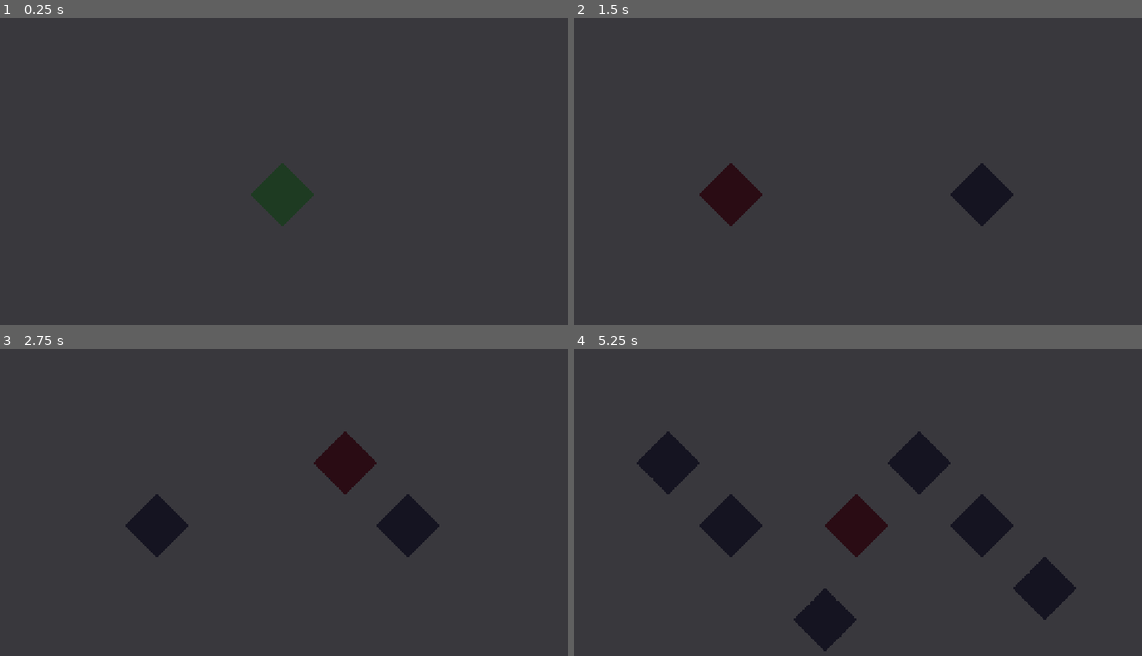
Above: before the commit, frames 1-4 (two rows, left to right).
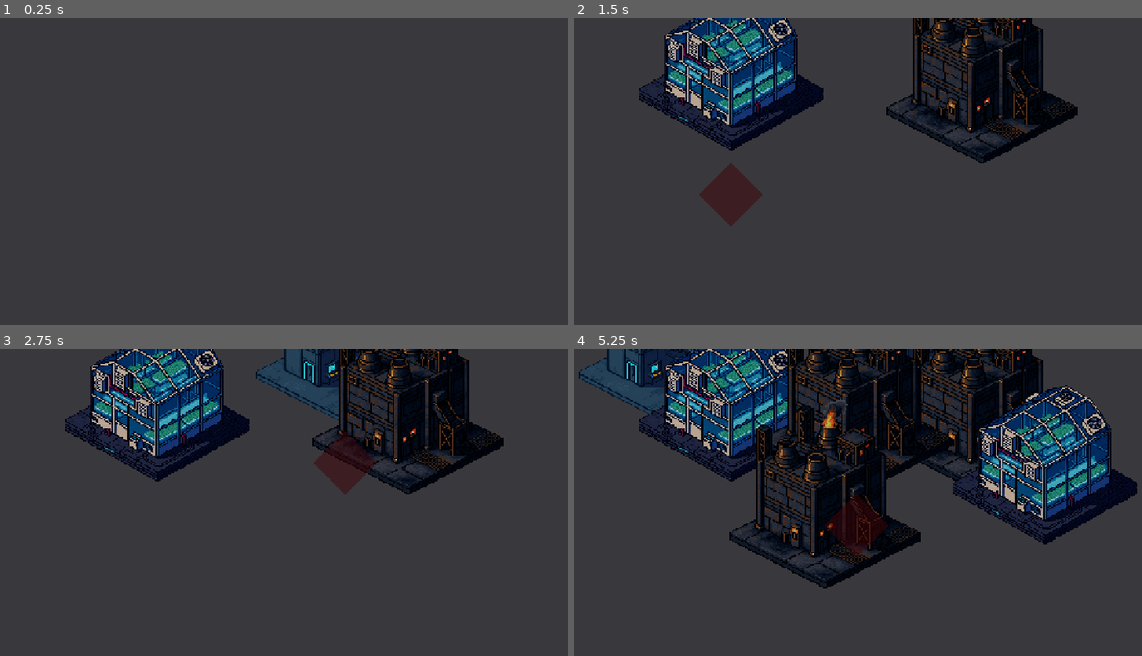
Above: after the commit, the same moments.

Repository: MLinh2407/godot-survival-city-builder-game
Game: Godot game, scene res://scenes/main/Main.tscn
The game is run twice, just before and just after one commit, with the same random seed, the same clock (stepped at 60 frames per second) and the same inputs.
Inputs (mouse positions are in pixels of both pictures, inside the frame that each line leads up to):
- Up to frame 1 (0.25 s): no input
- Up to frame 2 (1.5 s): tap Enter at 0.5 s; move the mouse to (994, 177) at 0.52 s; tap 1 at 0.6 s; click (994, 177) at 0.67 s; tap 2 at 0.8, 1.35 s; tap Space at 1.25 s; move the mouse to (733, 211) at 1.27 s; click (733, 211) at 1.42 s
- Up to frame 3 (2.75 s): tap 3 at 1.55, 2.1 s; tap Enter at 2 s; move the mouse to (346, 447) at 2.02 s; click (346, 447) at 2.17 s; tap 1 at 2.3 s
- Up to frame 4 (5.25 s): tap Space at 2.75, 4.25 s; move the mouse to (823, 597) at 2.77 s; tap 1 at 2.85, 4.55, 5.1 s; click (823, 597) at 2.92 s; tap 2 at 3.05, 3.6 s; tap Enter at 3.5 s; move the mouse to (1045, 579) at 3.52 s; click (1045, 579) at 3.67 s; tap 3 at 3.8, 4.35 s; move the mouse to (670, 471) at 4.27 s; click (670, 471) at 4.42 s; move the mouse to (886, 527) at 5.02 s; click (886, 527) at 5.17 s

The runs differ from the first frame. In frame 1, 1.2% of the frame differs, in the area x 44-56%, y 47-68%; in frame 2, 19%; in frame 3, 22%; in frame 4, 45%, in the area x 0-100%, y 0-99%.

Commit message:
add building scenes and update GridManager for building placement

Diff:
--- /dev/null
+++ b/scenes/buildings/BuildingBase.tscn
@@ -0,0 +1,6 @@
+[gd_scene format=3 uid="uid://cpk3w4dhromgg"]
+
+[node name="BuildingBase" type="Node2D" unique_id=2121470720]
+
+[node name="Sprite2D" type="Sprite2D" parent="." unique_id=1951350025]
+offset = Vector2(0, -128)
--- /dev/null
+++ b/scenes/buildings/CoalGenerator.tscn
@@ -0,0 +1,9 @@
+[gd_scene format=3 uid="uid://dfs0g1ipnq75c"]
+
+[ext_resource type="PackedScene" uid="uid://cpk3w4dhromgg" path="res://scenes/buildings/BuildingBase.tscn" id="1_igngb"]
+[ext_resource type="Texture2D" uid="uid://bw28vigm6s2s1" path="res://assets/buildings/T1_Buildings/Coal_Generator_T1.png" id="2_y3qxb"]
+
+[node name="BuildingBase" unique_id=2121470720 instance=ExtResource("1_igngb")]
+
+[node name="Sprite2D" parent="." index="0" unique_id=1951350025]
+texture = ExtResource("2_y3qxb")
--- /dev/null
+++ b/scenes/buildings/HydroponicBay.tscn
@@ -0,0 +1,9 @@
+[gd_scene format=3 uid="uid://becv6gbklxpt5"]
+
+[ext_resource type="PackedScene" uid="uid://cpk3w4dhromgg" path="res://scenes/buildings/BuildingBase.tscn" id="1_yfftp"]
+[ext_resource type="Texture2D" uid="uid://dygq5dwwvc4gm" path="res://assets/buildings/T1_Buildings/Hydroponic_Bay_T1.png" id="2_cvarq"]
+
+[node name="BuildingBase" unique_id=2121470720 instance=ExtResource("1_yfftp")]
+
+[node name="Sprite2D" parent="." index="0" unique_id=1951350025]
+texture = ExtResource("2_cvarq")
--- /dev/null
+++ b/scenes/buildings/ShelterBlock.tscn
@@ -0,0 +1,9 @@
+[gd_scene format=3 uid="uid://c4ttffvcgfdw"]
+
+[ext_resource type="PackedScene" uid="uid://cpk3w4dhromgg" path="res://scenes/buildings/BuildingBase.tscn" id="1_3poab"]
+[ext_resource type="Texture2D" uid="uid://bj65phi43ppfr" path="res://assets/buildings/T1_Buildings/Shelter_Block_T1.png" id="2_0qnx1"]
+
+[node name="BuildingBase" unique_id=2121470720 instance=ExtResource("1_3poab")]
+
+[node name="Sprite2D" parent="." index="0" unique_id=1951350025]
+texture = ExtResource("2_0qnx1")
--- a/scenes/main/Main.tscn
+++ b/scenes/main/Main.tscn
@@ -1,7 +1,10 @@
 [gd_scene format=3 uid="uid://dwigg7nrf6ckh"]
 
 [ext_resource type="Script" uid="uid://bfsqex2vcqi51" path="res://scripts/managers/GridManager.gd" id="1_u1xfj"]
+[ext_resource type="PackedScene" uid="uid://dfs0g1ipnq75c" path="res://scenes/buildings/CoalGenerator.tscn" id="2_dc040"]
 [ext_resource type="Texture2D" uid="uid://iejjxic1l3mr" path="res://assets/environment/floor_tile.png" id="2_nha0i"]
+[ext_resource type="PackedScene" uid="uid://becv6gbklxpt5" path="res://scenes/buildings/HydroponicBay.tscn" id="3_1rhdn"]
+[ext_resource type="PackedScene" uid="uid://c4ttffvcgfdw" path="res://scenes/buildings/ShelterBlock.tscn" id="4_sjxhf"]
 
 [sub_resource type="CanvasItemMaterial" id="CanvasItemMaterial_vyk5b"]
 blend_mode = 3
@@ -40,9 +43,15 @@
 
 [node name="CaveBackground" type="Node2D" parent="GameWorld" unique_id=1010122964]
 
-[node name="GridSystem" type="Node2D" parent="GameWorld" unique_id=1599751758]
+[node name="GridSystem" type="Node2D" parent="GameWorld" unique_id=1599751758 node_paths=PackedStringArray("building_container")]
 y_sort_enabled = true
 script = ExtResource("1_u1xfj")
+building_container = NodePath("../BuildingContainer")
+building_scenes = {
+"coal": ExtResource("2_dc040"),
+"hydro": ExtResource("3_1rhdn"),
+"shelter": ExtResource("4_sjxhf")
+}
 
 [node name="BaseGrid" type="TileMapLayer" parent="GameWorld/GridSystem" unique_id=2142693261]
 tile_set = SubResource("TileSet_dc040")
--- a/scripts/managers/GridManager.gd
+++ b/scripts/managers/GridManager.gd
@@ -3,64 +3,108 @@
 signal building_placed(type: String, grid_pos: Vector2i)
 signal building_removed(grid_pos: Vector2i)
 
-const SOURCE_ID = 3
-const TILE_COORDS = Vector2i(0, 0)
-
 const GRID_BOUNDS_MIN = Vector2i(-5, -5)
 const GRID_BOUNDS_MAX = Vector2i(5, 5)
 
+# Maps Vector2i grid coordinates to the instantiated Node representing the building
 var occupied_cells: Dictionary = {}
 
-# We now grab references to our specific child nodes
 @onready var base_grid: TileMapLayer = $BaseGrid
 @onready var cursor: Sprite2D = $PlacementCursor
 
+# NEW: The container where building scenes will be spawned (must have Y-sort enabled)
+@export var building_container: Node2D
+
+# NEW: Assign your 3 test building PackedScenes in the Inspector here
+@export var building_scenes: Dictionary = {}
+
+var current_build_type: String = ""
+var current_build_scene: PackedScene = null
+
+func _ready() -> void:
+    cursor.visible = false # Hide until a building is selected
+
+# Called by UI (or our debug inputs) to start placing a specific building
+func enter_build_mode(b_type: String) -> void:
+    if building_scenes.has(b_type):
+        current_build_type = b_type
+        current_build_scene = building_scenes[b_type]
+        cursor.visible = true
+
+func exit_build_mode() -> void:
+    current_build_type = ""
+    current_build_scene = null
+    cursor.visible = false
+    cursor.modulate = Color.WHITE
+
 func _process(_delta: float) -> void:
-	var local_mouse = get_local_mouse_position()
+    # Only run placement logic if we are actively holding a building
+    if not cursor.visible: return
 
-	# Ask the base_grid to calculate the map coordinates
-	var map_pos = base_grid.local_to_map(local_mouse)
+    var local_mouse = get_local_mouse_position()
+    var map_pos = base_grid.local_to_map(local_mouse)
+    cursor.position = base_grid.map_to_local(map_pos)
 
-	# Ask the base_grid to calculate the pixel position for the cursor
-	cursor.position = base_grid.map_to_local(map_pos)
-
-	if is_valid_placement(map_pos):
-		cursor.modulate = Color(0.2, 3.0, 0.2, 0.5)
-	else:
-		cursor.modulate = Color(3.0, 0.2, 0.2, 0.5)
+    # Valid/Invalid zone highlight (green/red)
+    if is_valid_placement(map_pos):
+        cursor.modulate = Color(0.2, 3.0, 0.2, 0.5)
+    else:
+        cursor.modulate = Color(3.0, 0.2, 0.2, 0.5)
 
 func is_valid_placement(cell: Vector2i) -> bool:
-	if cell.x < GRID_BOUNDS_MIN.x or cell.x > GRID_BOUNDS_MAX.x or cell.y < GRID_BOUNDS_MIN.y or cell.y > GRID_BOUNDS_MAX.y:
-		return false
-	if occupied_cells.has(cell):
-		return false
-	return true
+    if cell.x < GRID_BOUNDS_MIN.x or cell.x > GRID_BOUNDS_MAX.x or cell.y < GRID_BOUNDS_MIN.y or cell.y > GRID_BOUNDS_MAX.y:
+        return false
+    if occupied_cells.has(cell):
+        return false
+    return true
 
 func _input(event: InputEvent) -> void:
-	if event is InputEventMouseButton and event.pressed:
-		var map_pos = base_grid.local_to_map(get_local_mouse_position())
+    if event is InputEventMouseButton and event.pressed:
+        var map_pos = base_grid.local_to_map(get_local_mouse_position())
 
-		if event.button_index == MOUSE_BUTTON_LEFT:
-			if is_valid_placement(map_pos):
-				occupied_cells[map_pos] = true
+        # LEFT CLICK: Place Building
+        if event.button_index == MOUSE_BUTTON_LEFT and current_build_scene != null:
+            if is_valid_placement(map_pos):
+                place_building(map_pos)
 
-				# Tell the base_grid to draw the tile
-				base_grid.set_cell(map_pos, SOURCE_ID, TILE_COORDS)
+        # RIGHT CLICK: Remove Building or Cancel Placement
+        elif event.button_index == MOUSE_BUTTON_RIGHT:
+            if occupied_cells.has(map_pos):
+                remove_building(map_pos)
+            else:
+                # If clicking empty space, cancel the current build mode
+                exit_build_mode()
 
-				building_placed.emit("placeholder_type", map_pos)
-				print("GridManager: Placed at ", map_pos)
-			else:
-				print("GridManager: Invalid placement at ", map_pos)
+    # DEBUG: Temporary keys to test the "3 different buildings" requirement
+    if event is InputEventKey and event.pressed:
+        var keys = building_scenes.keys()
+        if event.keycode == KEY_1 and keys.size() > 0: enter_build_mode(keys[0])
+        if event.keycode == KEY_2 and keys.size() > 1: enter_build_mode(keys[1])
+        if event.keycode == KEY_3 and keys.size() > 2: enter_build_mode(keys[2])
 
-		elif event.button_index == MOUSE_BUTTON_RIGHT:
-			if occupied_cells.has(map_pos):
-				occupied_cells.erase(map_pos)
+func place_building(map_pos: Vector2i) -> void:
+    # Instantiate the scene
+    var new_building = current_build_scene.instantiate()
 
-				# Tell the base_grid to erase the tile
-				base_grid.set_cell(map_pos, -1)
+    # Add to the Y-sorted container
+    building_container.add_child(new_building)
 
-				building_removed.emit(map_pos)
-				print("GridManager: Removed at ", map_pos)
+    # Convert map coordinates to local pixel coordinates
+    new_building.position = base_grid.map_to_local(map_pos)
 
-func is_cell_free(cell: Vector2i) -> bool:
-	return not occupied_cells.has(cell)
+    # Store the node reference so we can easily delete it later
+    occupied_cells[map_pos] = new_building
+    building_placed.emit(current_build_type, map_pos)
+    print("GridManager: Placed ", current_build_type, " at ", map_pos)
+
+func remove_building(map_pos: Vector2i) -> void:
+    # Grab the node reference
+    var building = occupied_cells[map_pos]
+
+    # Destroy the scene
+    building.queue_free()
+
+    # Free up the tile
+    occupied_cells.erase(map_pos)
+    building_removed.emit(map_pos)
+    print("GridManager: Removed at ", map_pos)
